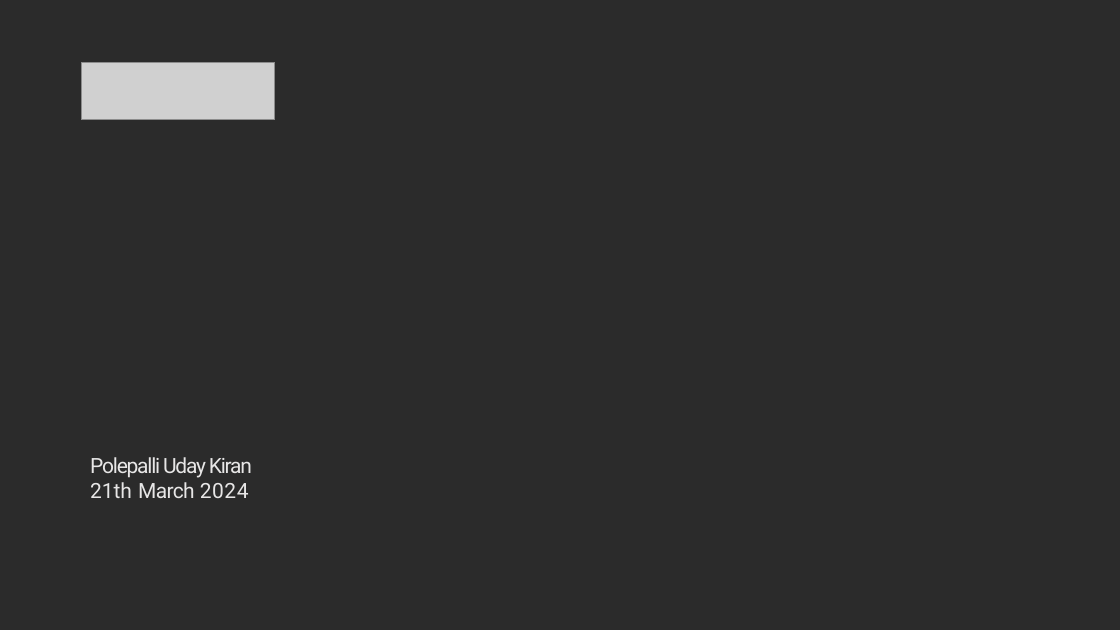
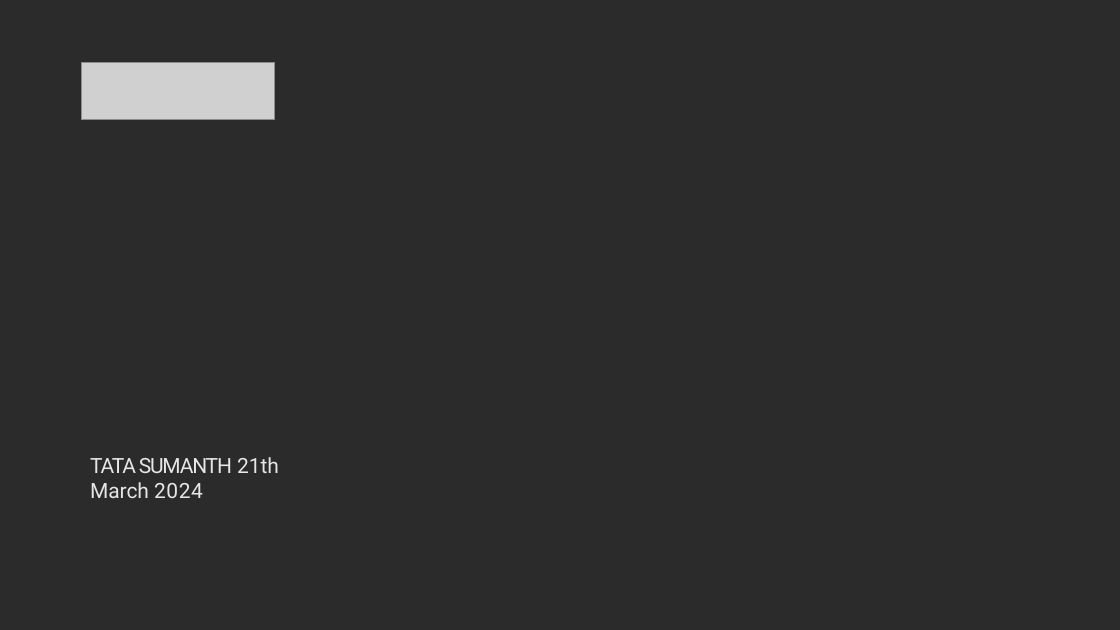
Before and after one commit to TataSumanth2003/capstone_edx, a slide deck: slide 1 of capstone project.pptx. Drawn at 1120x630 pixels with LibreOffice and Linux fonts; fonts in the diff are those of the drawing; grey boxes stand for pictures; background and template pictures are left out; a plain dark background stands for a picture behind light text. Boxes give left, top, right and bottom in pixels: in the first picture for what was removed or moved away, otherwise in the second. Text is boxed around its words. In the diff, an @@ line names an element or a change of style, - is before the commit and + after.

```diff
--- a/capstone project.pptx
+++ b/capstone project.pptx
@@ text at [90, 457, 279, 498]: text changed @@
-Polepalli Uday Kiran 21th March 2024
+TATA SUMANTH 21th March 2024
```
Also in this commit, not shown: 1 other file.
